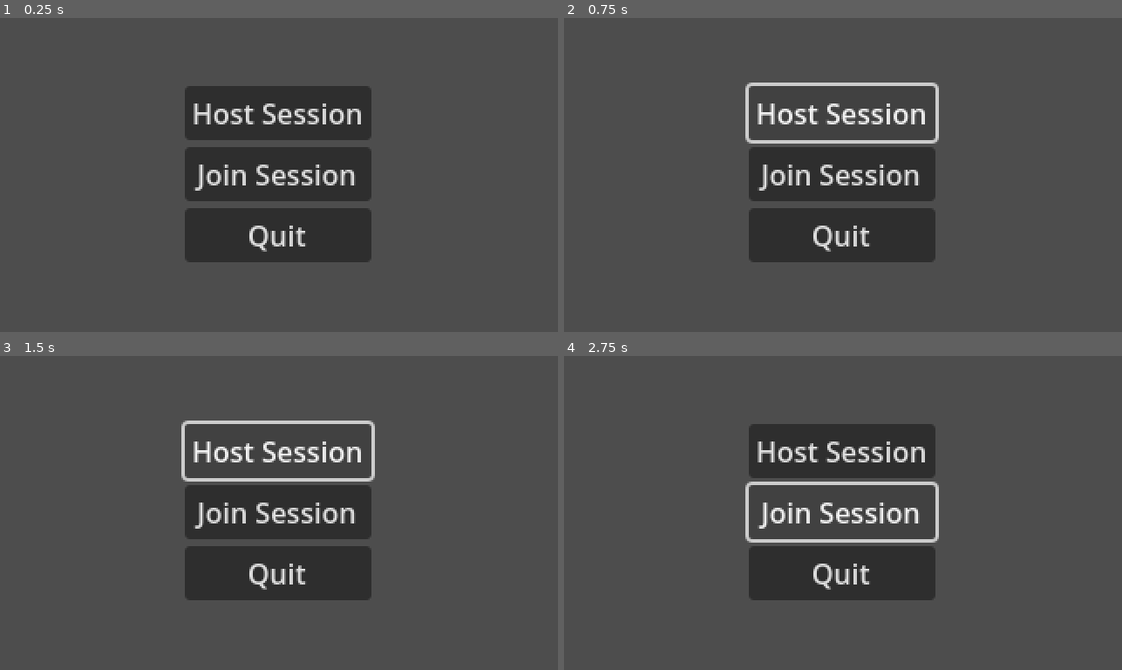
Above: before the commit, frames 1-4 (two rows, left to right).
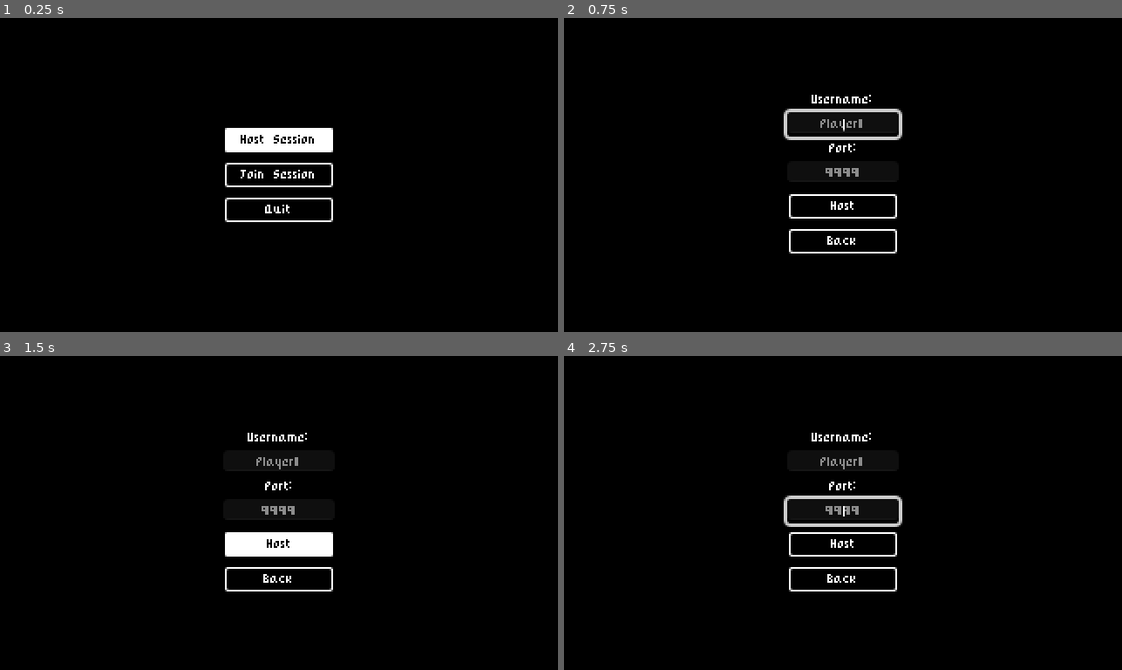
Above: after the commit, the same moments.

Repository: mubinulhaque/NoughtsAndCrosses
Game: Godot game, scene res://start_menu.tscn
The game is run twice, just before and just after one commit, with the same random seed, the same clock (stepped at 60 frames per second) and the same inputs.
Inputs (mouse positions are in pixels of both pictures, inside the frame that each line leads up to):
- Up to frame 1 (0.25 s): no input
- Up to frame 2 (0.75 s): click "Host Session" at 0.5 s
- Up to frame 3 (1.5 s): click "Host Session" (after the commit: "Host") at 1.25 s
- Up to frame 4 (2.75 s): click (843, 513) at 2 s, where only the run before the commit has a clickable "Join Session"

The runs differ from the first frame. In frame 1, 100% of the frame differs, in the area x 0-100%, y 0-100%; in frame 2, 100%; in frame 3, 100%; in frame 4, 100%.

Commit message:
Added UI themes and dedicated menus
Added dedicated menus to both the Host Session button and the Join Session button. The Host Session button displays a list of text boxes asking for the player's username and the port they want to receive data from. The Join session button displays a list of text boxes asking for the player's username, the opponent's IP address and port. Also applied a nicer theme to the UI.

Diff:
--- a/project.godot
+++ b/project.godot
@@ -10,7 +10,8 @@
 
 [application]
 
-config/name="NoughtsAndCrosses"
+config/name="Noughts and Crosses"
+config/tags=PackedStringArray("2d", "online_multiplayer")
 run/main_scene="res://start_menu.tscn"
 config/features=PackedStringArray("4.1", "Mobile")
 config/icon="res://icon.svg"
@@ -23,6 +24,12 @@
 window/size/window_height_override=720
 window/stretch/mode="viewport"
 
+[gui]
+
+theme/custom="res://themes/default_theme.tres"
+theme/custom_font="res://pixel_font.ttf"
+theme/default_font_subpixel_positioning=0
+
 [rendering]
 
 textures/canvas_textures/default_texture_filter=0
--- a/start_menu.gd
+++ b/start_menu.gd
@@ -3,11 +3,38 @@
 @export_placeholder("127.0.0.1") var server_ip : String
 @export_placeholder("9999") var server_port : String
 
-@onready var ip_getter = $IPGetter
+@onready var ip_getter: HTTPRequest = $IPGetter
+@onready var host_menu_button: Button = $MainMenu/HostSessionButton
+@onready var main_menu: Control = $MainMenu
+@onready var host_options = $HostServerOptions
+@onready var server_username_line_edit = $HostServerOptions/UsernameLineEdit
+@onready var join_options: Control = $JoinServerOptions
+@onready var client_username_line_edit = $JoinServerOptions/UsernameLineEdit
+@onready var ip_address_line_edit = $JoinServerOptions/IPAddressLineEdit
+@onready var current_menu: Control = main_menu
 
 
 func _ready():
+	RenderingServer.set_default_clear_color(Color.BLACK)
+	host_menu_button.grab_focus()
 	ip_getter.request_completed.connect(_display_ip)
+
+
+func _on_host_session_button_pressed():
+	_change_menu(host_options, server_username_line_edit)
+
+
+func _on_join_session_button_pressed():
+	_change_menu(join_options, client_username_line_edit)
+
+
+func _on_quit_button_pressed():
+	get_tree().quit()
+	multiplayer.multiplayer_peer = null
+
+
+func _on_back_button_pressed():
+	_change_menu(main_menu, host_menu_button)
 
 
 func _on_host_button_pressed():
@@ -42,10 +69,8 @@
 					if request_error != OK:
 						print("Unknown error while requesting external IP address;",
 								request_error)
-					# Refer to
-					# https://docs.godotengine.org/en/stable/classes
-					# /class_enetmultiplayerpeer.html#class-enetmultiplayerpeer-method-create-server
-					# to find out the source of the error
+					# Refer to HTTPRequest.request() to find out
+					# the source of the error
 		ERR_ALREADY_IN_USE:
 			print("This instance already has an open connection!")
 			return
@@ -55,6 +80,8 @@
 		# If the server encountered an unknown problem while being created
 		_:
 			print("Unknown error while starting the server: ", server_status)
+			# Refer to ENetMultiplayerPeer.create_server() to find out
+			# the source of the error
 
 	if peer.get_connection_status() == MultiplayerPeer.CONNECTION_DISCONNECTED:
 		print("The server was created but could not be connected to!")
@@ -65,17 +92,7 @@
 	start_game()
 
 
-func _on_join_button_pressed():
-	print("Joining session!")
-	start_game()
-
-
-func _on_quit_button_pressed():
-	get_tree().quit()
-	multiplayer.multiplayer_peer = null
-
-
-func _display_ip(result: int, response_code: int, headers: PackedStringArray,
+func _display_ip(result: int, _response_code: int, _headers: PackedStringArray,
 		body: PackedByteArray):
 	match result:
 		HTTPRequest.RESULT_SUCCESS:
@@ -93,11 +110,15 @@
 			print("Request to get external IP address timed out")
 		_: # If the request failed for an unknown reason
 			print("Request to get external IP address failed: ", result)
-			# Refer to
-			# https://docs.godotengine.org/en/stable/classes
-			# /class_httprequest.html#class-httprequest-method-request
-			# to find the source of the error
+			# Refer to HTTPRequest.request() to find out the source of the error
 
 
 func start_game():
 	print("The game has started!")
+
+
+func _change_menu(new_menu: Control, node_to_focus: Control):
+	current_menu.visible = false
+	new_menu.visible = true
+	current_menu = new_menu
+	node_to_focus.grab_focus()
--- a/start_menu.tscn
+++ b/start_menu.tscn
@@ -10,24 +10,123 @@
 grow_vertical = 2
 script = ExtResource("1_vacw5")
 
-[node name="VBoxContainer" type="VBoxContainer" parent="."]
+[node name="MainMenu" type="VBoxContainer" parent="."]
 layout_mode = 2
 
-[node name="HostSessionButton" type="Button" parent="VBoxContainer"]
+[node name="HostSessionButton" type="Button" parent="MainMenu"]
+texture_filter = 1
+custom_minimum_size = Vector2(64, 16)
 layout_mode = 2
 text = "Host Session"
 
-[node name="JoinSessionButton" type="Button" parent="VBoxContainer"]
+[node name="JoinSessionButton" type="Button" parent="MainMenu"]
+texture_filter = 1
+custom_minimum_size = Vector2(64, 16)
 layout_mode = 2
 text = "Join Session"
 
-[node name="QuitButton" type="Button" parent="VBoxContainer"]
+[node name="QuitButton" type="Button" parent="MainMenu"]
+texture_filter = 1
+custom_minimum_size = Vector2(64, 16)
 layout_mode = 2
 text = "Quit"
+
+[node name="HostServerOptions" type="VBoxContainer" parent="."]
+visible = false
+layout_mode = 2
+
+[node name="UsernameLabel" type="Label" parent="HostServerOptions"]
+layout_mode = 2
+text = "Username:"
+horizontal_alignment = 1
+vertical_alignment = 1
+
+[node name="UsernameLineEdit" type="LineEdit" parent="HostServerOptions"]
+custom_minimum_size = Vector2(64, 0)
+layout_mode = 2
+placeholder_text = "Player1"
+alignment = 1
+
+[node name="PortLabel" type="Label" parent="HostServerOptions"]
+layout_mode = 2
+text = "Port:"
+horizontal_alignment = 1
+vertical_alignment = 1
+
+[node name="PortLineEdit" type="LineEdit" parent="HostServerOptions"]
+custom_minimum_size = Vector2(64, 0)
+layout_mode = 2
+placeholder_text = "9999"
+alignment = 1
+
+[node name="HostButton" type="Button" parent="HostServerOptions"]
+custom_minimum_size = Vector2(0, 16)
+layout_mode = 2
+text = "Host
+"
+
+[node name="BackButton" type="Button" parent="HostServerOptions"]
+custom_minimum_size = Vector2(0, 16)
+layout_mode = 2
+text = "Back"
+
+[node name="JoinServerOptions" type="VBoxContainer" parent="."]
+visible = false
+layout_mode = 2
+
+[node name="UsernameLabel" type="Label" parent="JoinServerOptions"]
+layout_mode = 2
+text = "Username:"
+horizontal_alignment = 1
+vertical_alignment = 1
+
+[node name="UsernameLineEdit" type="LineEdit" parent="JoinServerOptions"]
+custom_minimum_size = Vector2(64, 0)
+layout_mode = 2
+placeholder_text = "Player2"
+alignment = 1
+
+[node name="IPLabel" type="Label" parent="JoinServerOptions"]
+layout_mode = 2
+text = "Server IP:"
+horizontal_alignment = 1
+vertical_alignment = 1
+
+[node name="IPAddressLineEdit" type="LineEdit" parent="JoinServerOptions"]
+custom_minimum_size = Vector2(64, 0)
+layout_mode = 2
+placeholder_text = "localhost"
+alignment = 1
+
+[node name="PortLabel" type="Label" parent="JoinServerOptions"]
+layout_mode = 2
+text = "Port:"
+horizontal_alignment = 1
+vertical_alignment = 1
+
+[node name="PortLineEdit" type="LineEdit" parent="JoinServerOptions"]
+custom_minimum_size = Vector2(64, 0)
+layout_mode = 2
+placeholder_text = "9999"
+alignment = 1
+
+[node name="JoinButton" type="Button" parent="JoinServerOptions"]
+custom_minimum_size = Vector2(0, 16)
+layout_mode = 2
+text = "Join
+"
+
+[node name="BackButton" type="Button" parent="JoinServerOptions"]
+custom_minimum_size = Vector2(0, 16)
+layout_mode = 2
+text = "Back"
 
 [node name="IPGetter" type="HTTPRequest" parent="."]
 timeout = 10.0
 
-[connection signal="pressed" from="VBoxContainer/HostSessionButton" to="." method="_on_host_button_pressed"]
-[connection signal="pressed" from="VBoxContainer/JoinSessionButton" to="." method="_on_join_button_pressed"]
-[connection signal="pressed" from="VBoxContainer/QuitButton" to="." method="_on_quit_button_pressed"]
+[connection signal="pressed" from="MainMenu/HostSessionButton" to="." method="_on_host_session_button_pressed"]
+[connection signal="pressed" from="MainMenu/JoinSessionButton" to="." method="_on_join_session_button_pressed"]
+[connection signal="pressed" from="MainMenu/QuitButton" to="." method="_on_quit_button_pressed"]
+[connection signal="pressed" from="HostServerOptions/HostButton" to="." method="_on_host_button_pressed"]
+[connection signal="pressed" from="HostServerOptions/BackButton" to="." method="_on_back_button_pressed"]
+[connection signal="pressed" from="JoinServerOptions/BackButton" to="." method="_on_back_button_pressed"]
--- /dev/null
+++ b/themes/black_9slice.tres
@@ -0,0 +1,10 @@
+[gd_resource type="StyleBoxTexture" load_steps=2 format=3 uid="uid://d1oi045q4m5rp"]
+
+[ext_resource type="Texture2D" uid="uid://ckyaohy2wypmg" path="res://textures/black_9slice.png" id="1_g1dmk"]
+
+[resource]
+texture = ExtResource("1_g1dmk")
+texture_margin_left = 3.0
+texture_margin_top = 3.0
+texture_margin_right = 3.0
+texture_margin_bottom = 3.0
--- /dev/null
+++ b/themes/default_theme.tres
@@ -0,0 +1,17 @@
+[gd_resource type="Theme" load_steps=3 format=3 uid="uid://dfhvakjx1liey"]
+
+[ext_resource type="StyleBox" uid="uid://kraueugo68jq" path="res://themes/white_9slice.tres" id="1_i5b6y"]
+[ext_resource type="StyleBox" uid="uid://d1oi045q4m5rp" path="res://themes/black_9slice.tres" id="1_r00j6"]
+
+[resource]
+Button/colors/font_color = Color(1, 1, 1, 1)
+Button/colors/font_focus_color = Color(0, 0, 0, 1)
+Button/colors/font_hover_color = Color(0, 0, 0, 1)
+Button/colors/font_pressed_color = Color(1, 1, 1, 1)
+Button/font_sizes/font_size = 6
+Button/styles/focus = ExtResource("1_i5b6y")
+Button/styles/hover = ExtResource("1_i5b6y")
+Button/styles/normal = ExtResource("1_r00j6")
+Button/styles/pressed = ExtResource("1_r00j6")
+Label/font_sizes/font_size = 6
+LineEdit/font_sizes/font_size = 6
--- /dev/null
+++ b/themes/white_9slice.tres
@@ -0,0 +1,10 @@
+[gd_resource type="StyleBoxTexture" load_steps=2 format=3 uid="uid://kraueugo68jq"]
+
+[ext_resource type="Texture2D" uid="uid://bwu8fsnxxn0tj" path="res://textures/white_9slice.png" id="1_wdw45"]
+
+[resource]
+texture = ExtResource("1_wdw45")
+texture_margin_left = 2.0
+texture_margin_top = 2.0
+texture_margin_right = 2.0
+texture_margin_bottom = 2.0
Binary file added: pixel_font.ttf
Not shown, added: pixel_font.ttf.import
Binary file added: textures/black_9slice.png
Not shown, added: textures/black_9slice.png.import
Binary file added: textures/white_9slice.png
Not shown, added: textures/white_9slice.png.import
